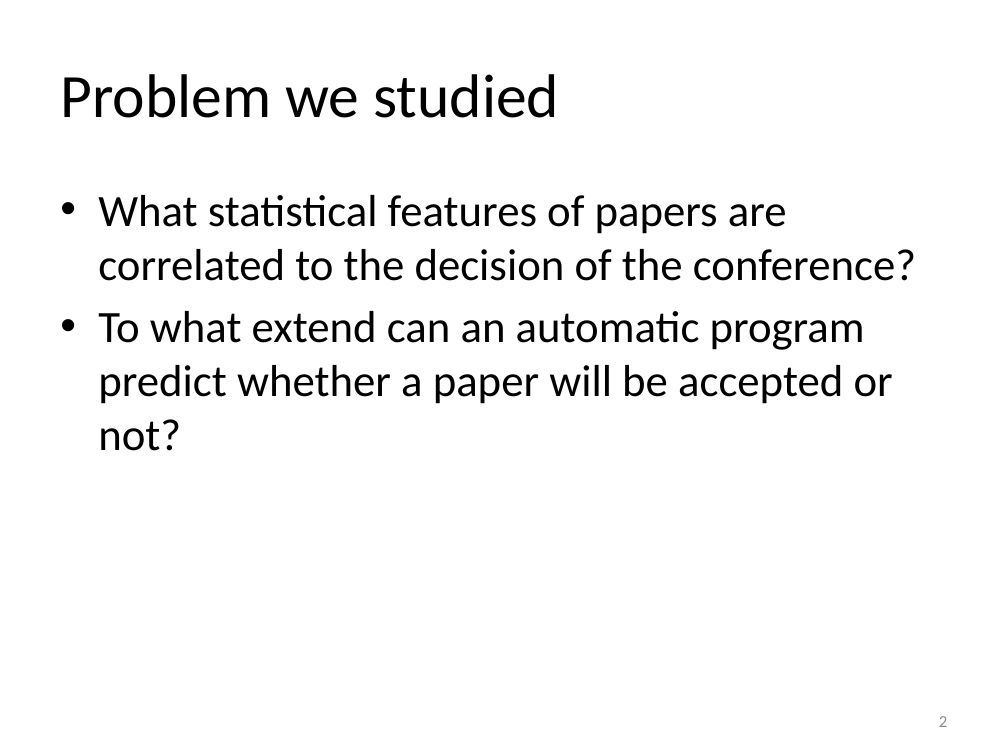
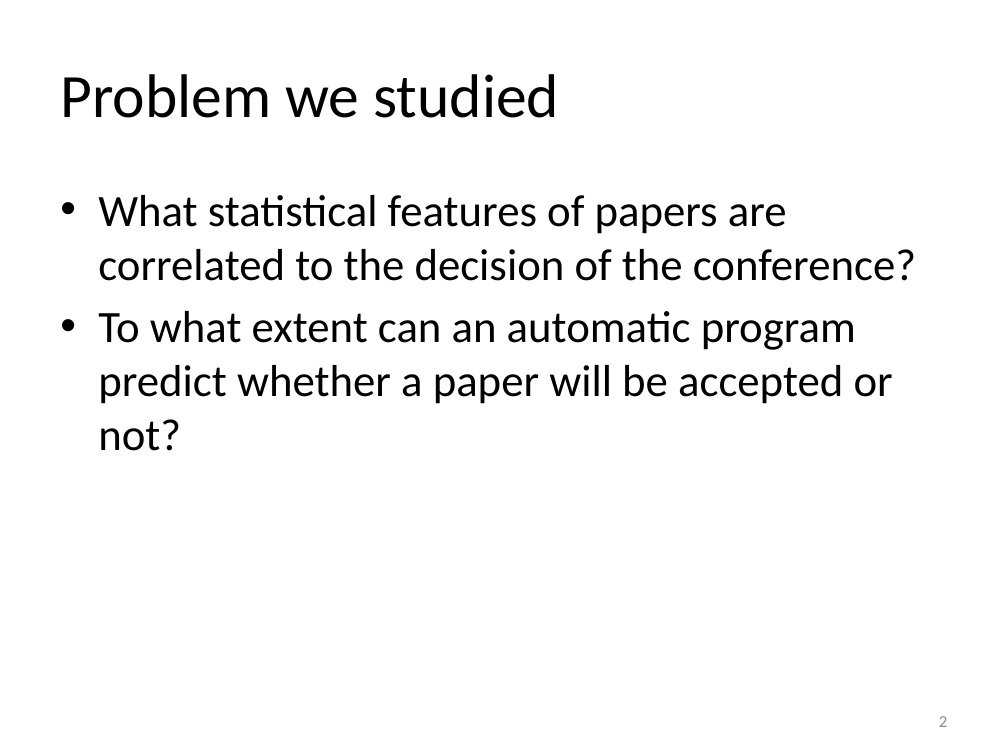
Before and after one commit to Shuyang/uic-automatic-reviewer, a slide deck: slide 2 of project_presentation.pptx. Drawn at 1008x756 pixels with LibreOffice and Linux fonts; fonts in the diff are those of the drawing. Boxes give left, top, right and bottom in pixels: in the first picture for what was removed or moved away, otherwise in the second. Text is boxed around its words. In the diff, an @@ line names an element or a change of style, - is before the commit and + after.

Commit message:
"extend" -> "extent"

```diff
--- a/project_presentation.pptx
+++ b/project_presentation.pptx
@@ text at <box>98,311,893,451</box>: text changed @@
-• To what extend can an automatic program predict whether a paper will be accepted or not?
+• To what extent can an automatic program predict whether a paper will be accepted or not?
```
